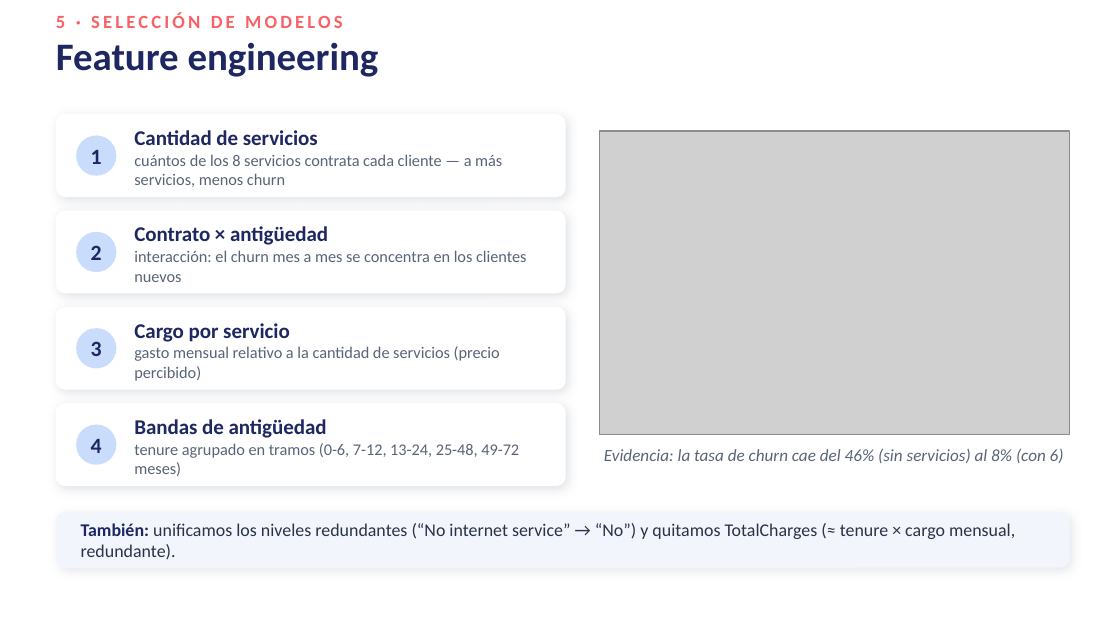
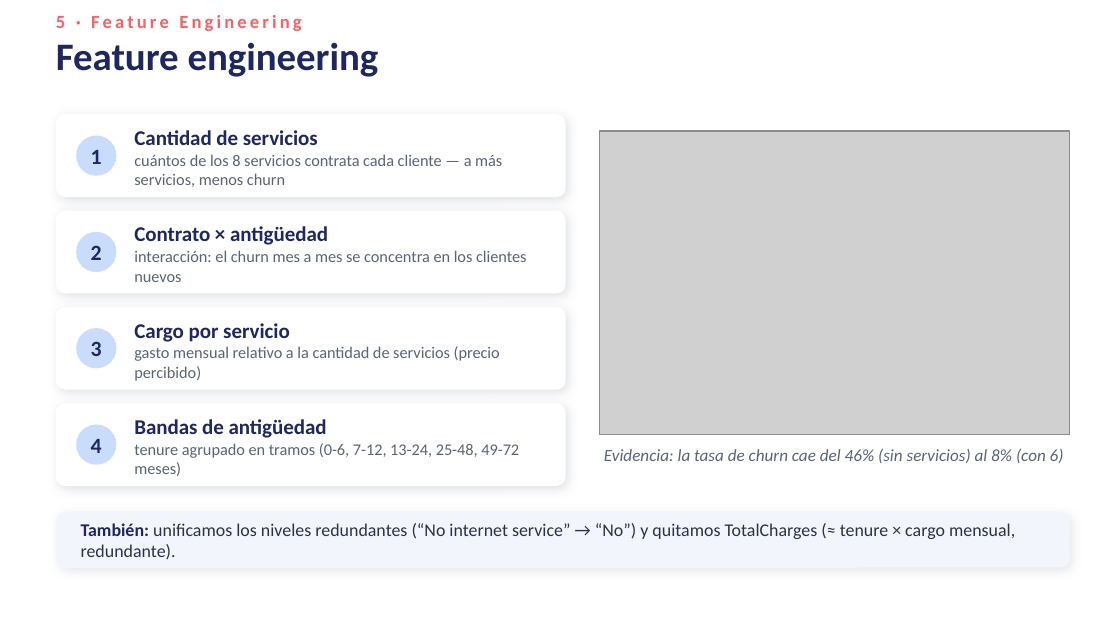
Before and after one commit to FelipeTamaki/Final-Predictivo-Churn, a slide deck: slide 8 of Presentacion_Final_Churn.pptx. Drawn at 1120x630 pixels with LibreOffice and Linux fonts; fonts in the diff are those of the drawing; grey boxes stand for pictures. Boxes give left, top, right and bottom in pixels: in the first picture for what was removed or moved away, otherwise in the second. Text is boxed around its words. In the diff, an @@ line names an element or a change of style, - is before the commit and + after.

```diff
--- a/Presentacion_Final_Churn.pptx
+++ b/Presentacion_Final_Churn.pptx
@@ text at [56, 15, 302, 31]: text changed @@
-5 · SELECCIÓN DE MODELOS
+5 · Feature Engineering
```
Also in this commit, not shown: 8 other slides changed.
